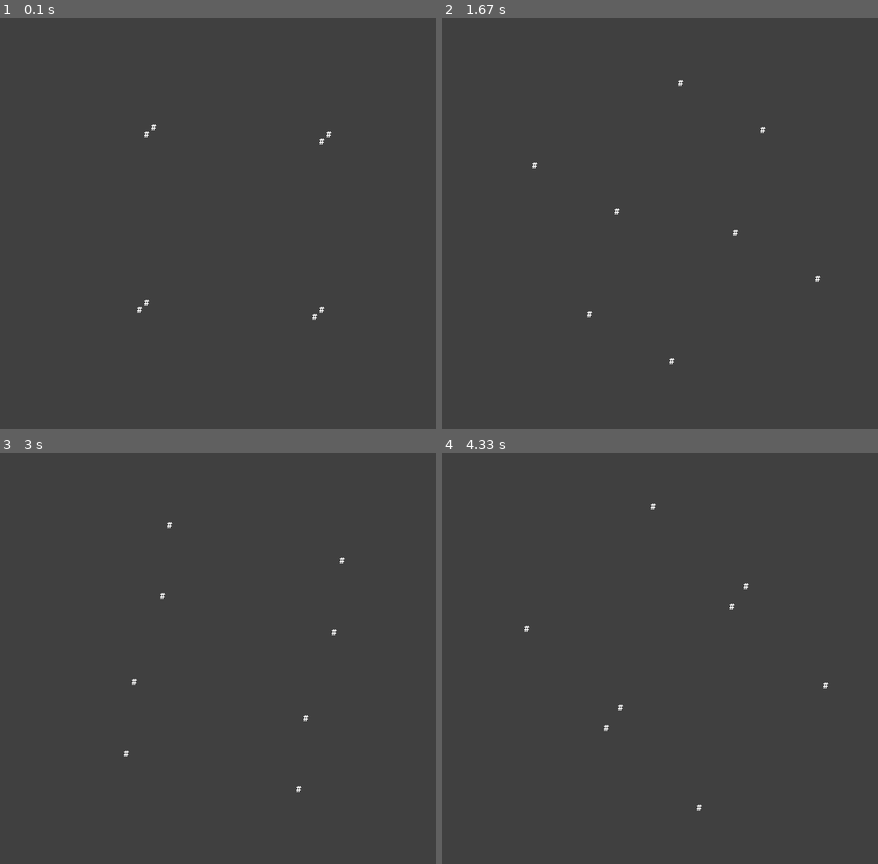
Above: before the commit, frames 1-4 (two rows, left to right).
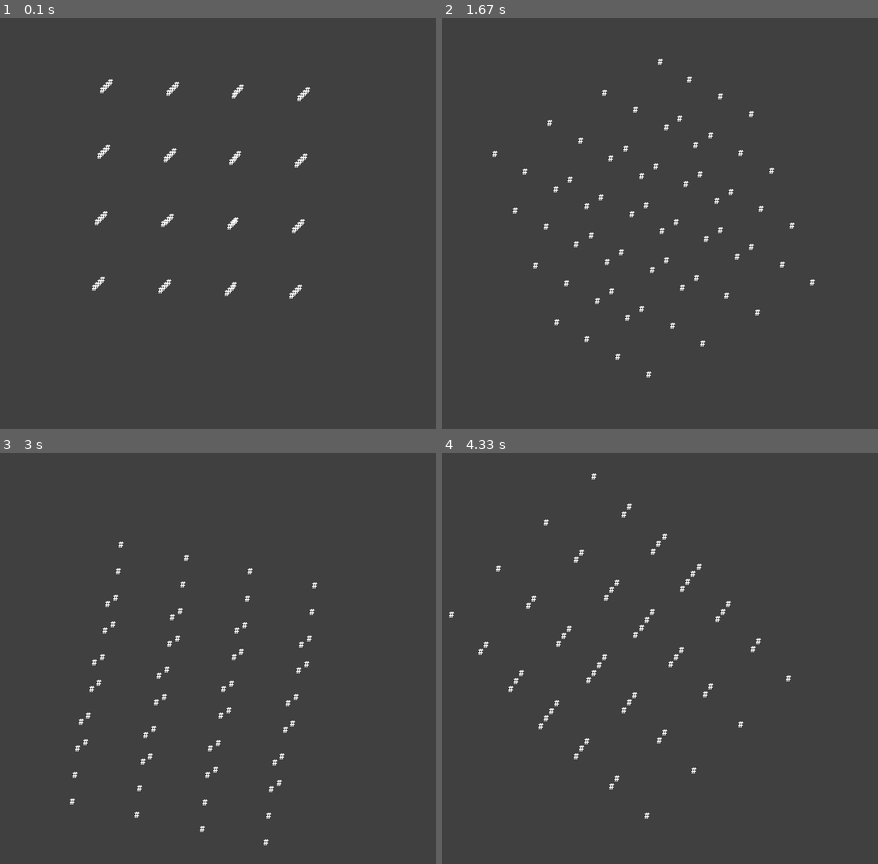
Above: after the commit, the same moments.

Repository: PavelKabenyuk/3D-Cube
Game: pygame game, started from pygame_cube.py
Same seed, same stepped clock (60 frames per second), same inputs: the game is played once before the commit and once after it.
Inputs:
- Up to frame 1 (0.1 s): no input
- Up to frame 2 (1.67 s): no input
- Up to frame 3 (3 s): no input
- Up to frame 4 (4.33 s): no input

The runs differ from the first frame. In frame 1, 0.8% of the frame differs, in the area x 21-77%, y 14-74%; in frame 2, 0.9%, in the area x 11-87%, y 9-88%; in frame 3, 0.9%; in frame 4, 0.9%.

Commit message:
Added other symbols

Diff:
--- a/pygame_cube.py
+++ b/pygame_cube.py
@@ -1,14 +1,15 @@
 import pygame
 from math import *
 import numpy as np
+import random
 
 WIDTH = 800
 HEIGHT = 600
 BACKGROUND_COLOR = (64, 64, 64)
 SYMBOLS_COLOR = (255, 255, 255)
 
-scale = 100
-circle_pos = [WIDTH/2, HEIGHT/2]
+scale = 750
+circle_pos = [WIDTH / 2, HEIGHT / 2]
 angle = 0
 
 pygame.init()
@@ -16,20 +17,21 @@
 pygame.display.set_caption("3D Cube")
 screen = pygame.display.set_mode((WIDTH, HEIGHT))
 
-# Math and Matrix
-points = [np.matrix([-1, -1, 1]),
-          np.matrix([1, -1, 1]),
-          np.matrix([1, 1, 1]),
-          np.matrix([-1, 1, 1]),
-          np.matrix([-1, -1, -1]),
-          np.matrix([1, -1, -1]),
-          np.matrix([1, 1, -1]),
-          np.matrix([-1, 1, -1])]
-
 projection_matrix = np.matrix([
     [1, 0, 0],
     [0, 1, 0]
 ])
+
+
+def creatingSurface():
+    points = []
+
+    for z in range(-2, 2):
+        for y in range(-2, 2):
+            for x in range(-2, 2):
+                points.append(np.matrix([x / 10, y / 10, z / 10]))
+
+    return points
 
 
 # Martix rotation
@@ -61,25 +63,35 @@
     return rotation
 
 
+points = creatingSurface()
+
 clock = pygame.time.Clock()
 while True:
 
     clock.tick(60)
     screen.fill(BACKGROUND_COLOR)
 
+    projected2d = []
+
+    counter = 0
     for point in points:
+        counter += 1
         rotated2d = np.dot(rotateZ(angle), point.reshape(3, 1))
         rotated2d = np.dot(rotateY(angle), rotated2d)
         rotated2d = np.dot(rotateX(angle), rotated2d)
 
-        projected2d = np.dot(projection_matrix, rotated2d)
+        projected2d.append(np.dot(projection_matrix, rotated2d))
 
-        x = int(projected2d[0][0] * scale) + circle_pos[0]
-        y = int(projected2d[1][0] * scale) + circle_pos[1]
+    for obj in projected2d:
+        x = int(obj[0][0] * scale) + circle_pos[0]
+        y = int(obj[1][0] * scale) + circle_pos[1]
 
         font = pygame.font.SysFont("symbol", 15)
         text = font.render("#", True, SYMBOLS_COLOR)
         screen.blit(text, (x, y))
+        """for yKoef in range(0, 8):
+            for xKoef in range(0, 8):
+                screen.blit(text, (x + xKoef * 10, y + yKoef * 10))"""
 
     angle += 0.01
 
